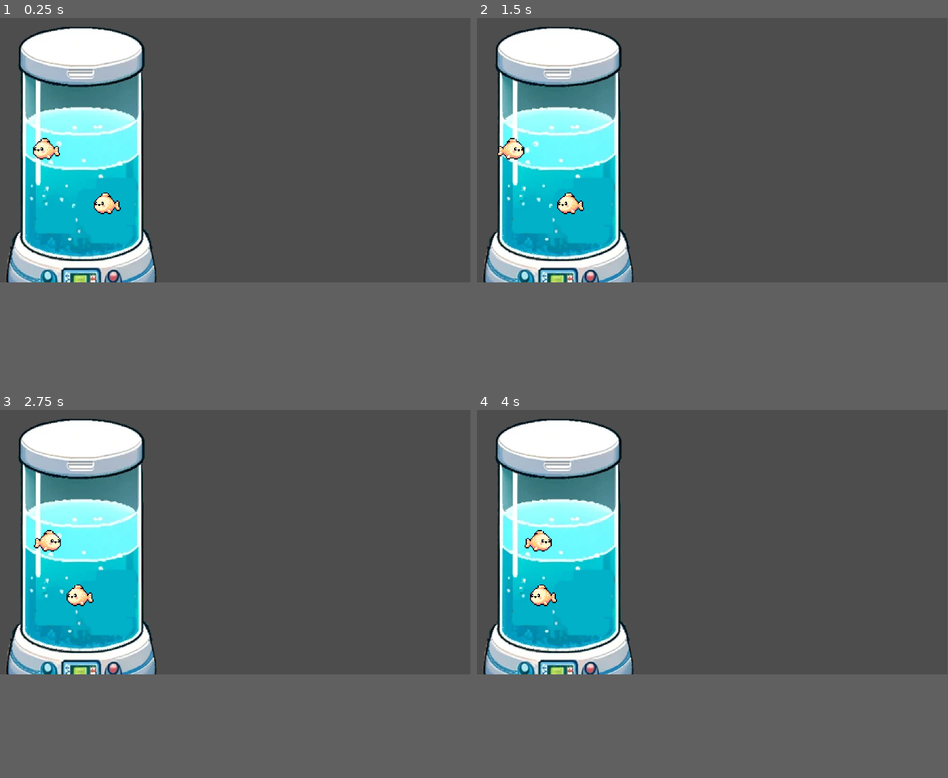
Above: before the commit, frames 1-4 (two rows, left to right).
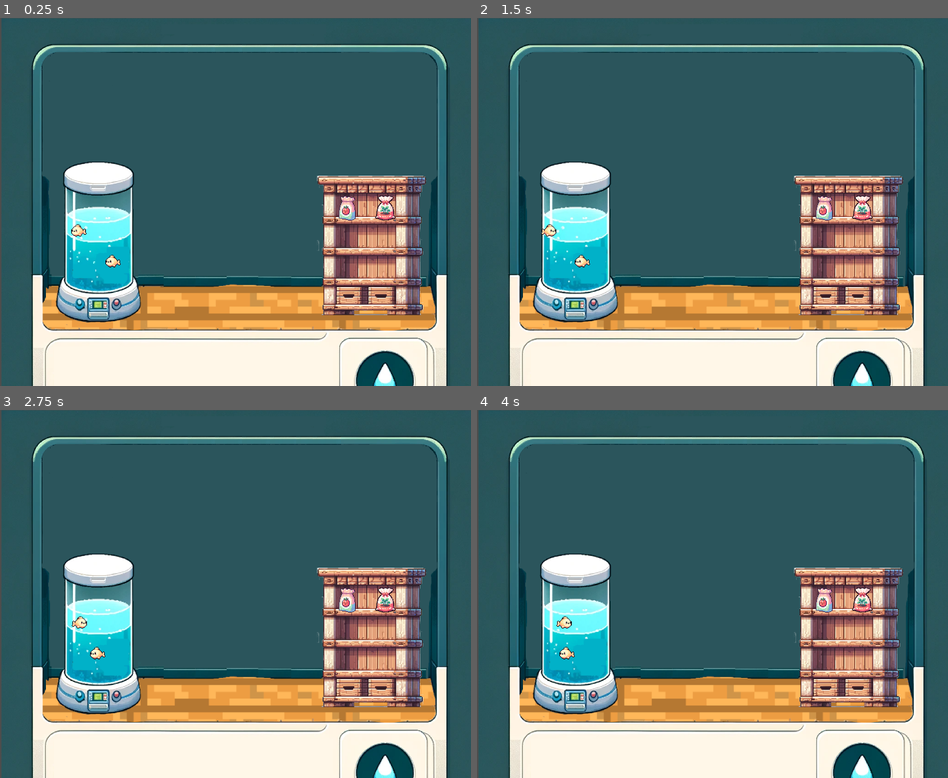
Above: after the commit, the same moments.

Repository: IkramKo/vertigrow
Game: Godot game, scene res://levels/farm.tscn
The game is run twice, just before and just after one commit, with the same random seed, the same clock (stepped at 60 frames per second) and the same inputs.
Inputs:
- Up to frame 1 (0.25 s): no input
- Up to frame 2 (1.5 s): no input
- Up to frame 3 (2.75 s): no input
- Up to frame 4 (4 s): no input
In our replay, the window is 799x449 before the commit and 800x625 after it. These sizes can differ from the game's own. Grey fills any space a smaller window leaves; there, only what the larger window draws over its background counts as a difference.

The runs differ from the first frame. In frame 1, 86% of the frame differs, in the area x 0-100%, y 0-100%; in frame 2, 86%; in frame 3, 86%; in frame 4, 86%.

Commit message:
more scenes: seedbags and shelves

Diff:
--- a/game/levels/farm.tscn
+++ b/game/levels/farm.tscn
@@ -1,12 +1,19 @@
-[gd_scene load_steps=4 format=3 uid="uid://bt478jey4ly4e"]
+[gd_scene load_steps=7 format=3 uid="uid://bt478jey4ly4e"]
 
 [ext_resource type="PackedScene" uid="uid://dfhantt8n0wts" path="res://objects_characters/tank.tscn" id="1_mxkgd"]
 [ext_resource type="PackedScene" uid="uid://c2m2nlxblelj8" path="res://objects_characters/fish.tscn" id="2_w08e8"]
 [ext_resource type="PackedScene" uid="uid://o54s7m4hopqd" path="res://objects_characters/shelves.tscn" id="3_gurjo"]
+[ext_resource type="PackedScene" uid="uid://djtq56ygvrbqv" path="res://objects_characters/background.tscn" id="4_7ghox"]
+[ext_resource type="PackedScene" uid="uid://bqot3skeg4r10" path="res://objects_characters/basil_seedbag.tscn" id="5_ooju2"]
+[ext_resource type="PackedScene" uid="uid://camsn3h07tinv" path="res://objects_characters/tomato_seedbag.tscn" id="6_31ubx"]
 
 [node name="Farm" type="Node2D"]
 
+[node name="Background" parent="." instance=ExtResource("4_7ghox")]
+position = Vector2(1030, 1025)
+
 [node name="Tank" parent="." instance=ExtResource("1_mxkgd")]
+position = Vector2(229, 603)
 scale = Vector2(2, 2)
 
 [node name="Fish" parent="Tank" instance=ExtResource("2_w08e8")]
@@ -16,4 +23,10 @@
 position = Vector2(22, 128)
 
 [node name="Shelves" parent="." instance=ExtResource("3_gurjo")]
-position = Vector2(1618, 362)
+position = Vector2(1630, 976)
+
+[node name="basil_seedbag" parent="." instance=ExtResource("5_ooju2")]
+position = Vector2(1679, 826)
+
+[node name="tomato_seedbag" parent="." instance=ExtResource("6_31ubx")]
+position = Vector2(1508, 828)
--- /dev/null
+++ b/game/objects_characters/background.tscn
@@ -0,0 +1,18 @@
+[gd_scene load_steps=3 format=3 uid="uid://djtq56ygvrbqv"]
+
+[ext_resource type="Texture2D" uid="uid://dv3fv3vuiktbu" path="res://assets/background.png" id="1_uet48"]
+
+[sub_resource type="RectangleShape2D" id="RectangleShape2D_mkb41"]
+size = Vector2(856, 101)
+
+[node name="Background" type="Node2D"]
+scale = Vector2(2, 2)
+
+[node name="StaticBody2D" type="StaticBody2D" parent="."]
+
+[node name="Sprite2D" type="Sprite2D" parent="StaticBody2D"]
+texture = ExtResource("1_uet48")
+
+[node name="CollisionShape2D" type="CollisionShape2D" parent="StaticBody2D"]
+position = Vector2(5, 116.5)
+shape = SubResource("RectangleShape2D_mkb41")
--- /dev/null
+++ b/game/objects_characters/basil_seedbag.tscn
@@ -0,0 +1,18 @@
+[gd_scene load_steps=3 format=3 uid="uid://bqot3skeg4r10"]
+
+[ext_resource type="Texture2D" uid="uid://d2rlc5t756vl4" path="res://assets/basil_seedbag.png" id="1_eww3u"]
+
+[sub_resource type="CapsuleShape2D" id="CapsuleShape2D_m74k2"]
+radius = 288.0
+height = 764.0
+
+[node name="basil_seedbag" type="Node2D"]
+scale = Vector2(0.15, 0.15)
+
+[node name="StaticBody2D" type="StaticBody2D" parent="."]
+
+[node name="Sprite2D" type="Sprite2D" parent="StaticBody2D"]
+texture = ExtResource("1_eww3u")
+
+[node name="CollisionShape2D" type="CollisionShape2D" parent="StaticBody2D"]
+shape = SubResource("CapsuleShape2D_m74k2")
--- a/game/objects_characters/shelves.tscn
+++ b/game/objects_characters/shelves.tscn
@@ -7,7 +7,7 @@
 b = Vector2(267, 35)
 
 [node name="Shelves" type="Node2D"]
-scale = Vector2(0.8, 0.8)
+scale = Vector2(0.75, 0.75)
 
 [node name="StaticBody2D" type="StaticBody2D" parent="."]
 
--- /dev/null
+++ b/game/objects_characters/tomato_seedbag.tscn
@@ -0,0 +1,18 @@
+[gd_scene load_steps=3 format=3 uid="uid://camsn3h07tinv"]
+
+[ext_resource type="Texture2D" uid="uid://c1p8aqjos7trc" path="res://assets/tomato_seedbag.png" id="1_br255"]
+
+[sub_resource type="RectangleShape2D" id="RectangleShape2D_g71p3"]
+size = Vector2(430, 690)
+
+[node name="tomato_seedbag" type="Node2D"]
+scale = Vector2(0.15, 0.15)
+
+[node name="StaticBody2D" type="StaticBody2D" parent="."]
+
+[node name="Sprite2D" type="Sprite2D" parent="StaticBody2D"]
+texture = ExtResource("1_br255")
+
+[node name="CollisionShape2D" type="CollisionShape2D" parent="StaticBody2D"]
+position = Vector2(9, -6)
+shape = SubResource("RectangleShape2D_g71p3")
--- a/game/project.godot
+++ b/game/project.godot
@@ -15,6 +15,11 @@
 config/features=PackedStringArray("4.2", "Forward Plus")
 config/icon="res://icon.svg"
 
+[display]
+
+window/size/viewport_width=2048
+window/size/viewport_height=2048
+
 [rendering]
 
 textures/canvas_textures/default_texture_filter=0
